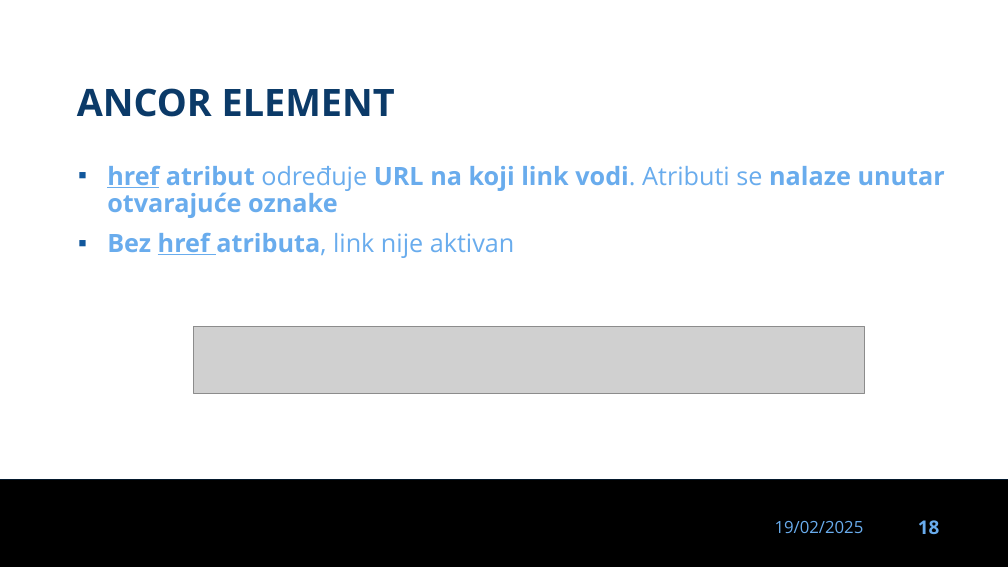
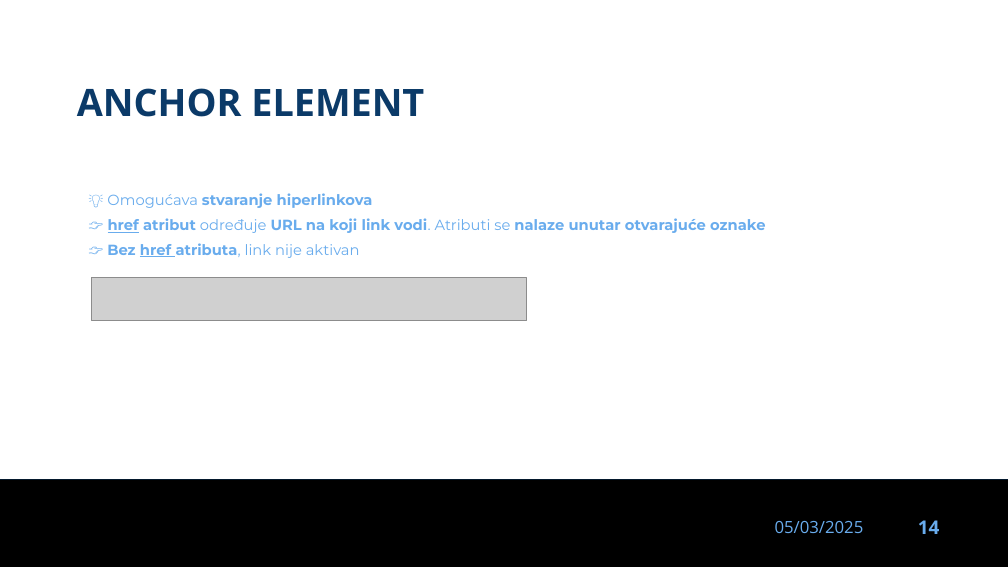
Before and after one commit to dinoDuvnjak/CTK, a slide deck: slide 14 of Bootcamp/html-uvod/html-uvod.pptx (slide 18 before the commit). Drawn at 1008x567 pixels with LibreOffice and Linux fonts; fonts in the diff are those of the drawing; grey boxes stand for pictures; background and template pictures are left out. Boxes give left, top, right and bottom in pixels: in the first picture for what was removed or moved away, otherwise in the second. Text is boxed around its words. In the diff, an @@ line names an element or a change of style, - is before the commit and + after.

```diff
--- a/Bootcamp/html-uvod/html-uvod.pptx
+++ b/Bootcamp/html-uvod/html-uvod.pptx
@@ title at (77,88,424,117): text changed @@
-ANCOR ELEMENT
+ANCHOR ELEMENT
@@ text at (107,193,765,258): text changed; size 24 to 14 pt; font Open Sans to Montserrat @@
-▪ href atribut određuje URL na koji link vodi. Atributi se nalaze unutar otvarajuće oznake
-▪ Bez href atributa, link nije aktivan
+💡 Omogućava stvaranje hiperlinkova
+👉 href atribut određuje URL na koji link vodi. Atributi se nalaze unutar otvarajuće oznake
+👉 Bez href atributa, link nije aktivan
@@ picture: place and size @@
-picture at (194,326,864,392)
+picture at (91,278,526,321)
@@ text at (775,521,864,533): text changed @@
-19/02/2025
+05/03/2025
@@ page number at (918,520,940,534): text changed @@
-18
+14
```
Also in this commit, not shown: 12 other slides changed, 14 slides added, 17 slides removed, 16 other files.
